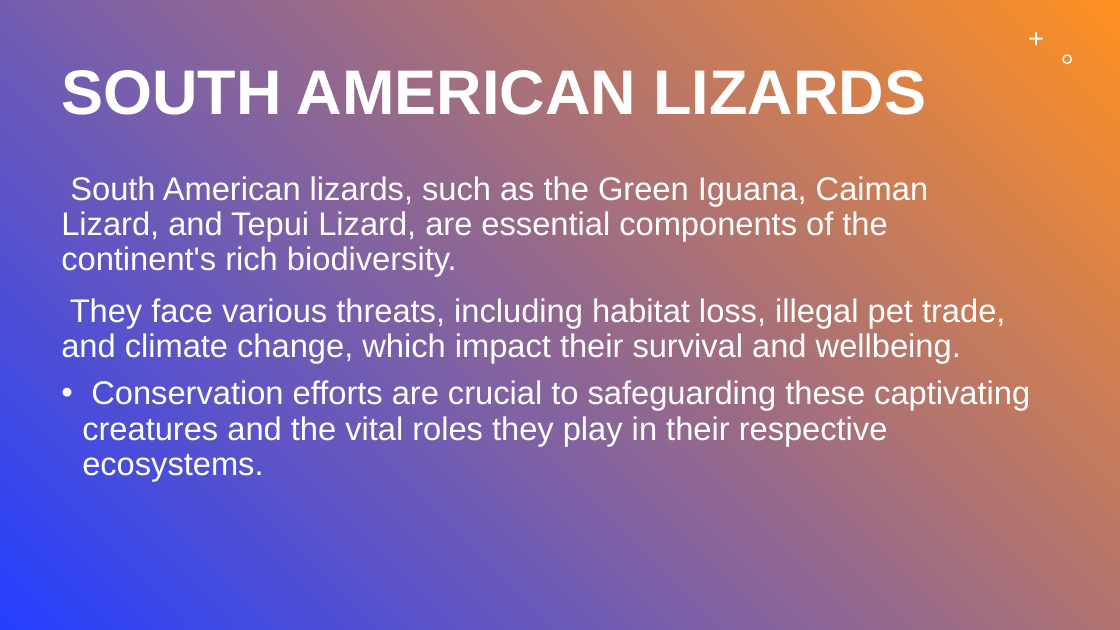
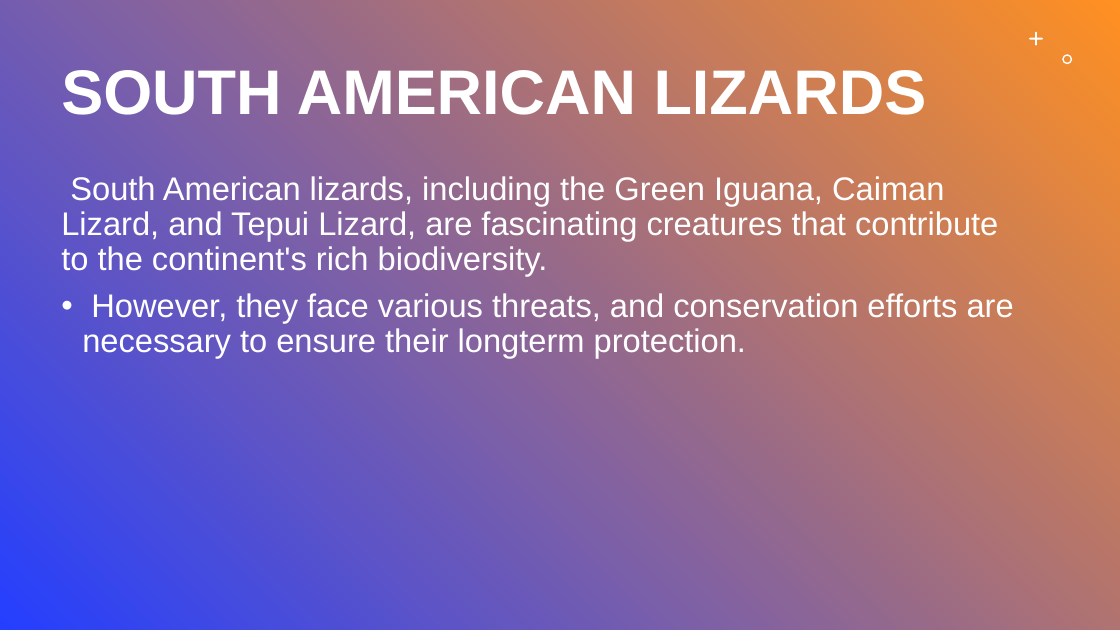
Before and after one commit to umarrasool15/Research2SlidesWebApp, a slide deck: slide 8 of src/main/resources/content/output/Lizards of South America.pptx. Drawn at 1120x630 pixels with LibreOffice and Linux fonts; fonts in the diff are those of the drawing. Boxes give left, top, right and bottom in pixels: in the first picture for what was removed or moved away, otherwise in the second. Text is boxed around its words. In the diff, an @@ line names an element or a change of style, - is before the commit and + after.

```diff
--- a/src/main/resources/content/output/Lizards of South America.pptx
+++ b/src/main/resources/content/output/Lizards of South America.pptx
@@ text at (61, 176, 1014, 358): text changed @@
-• South American lizards, such as the Green Iguana, Caiman Lizard, and Tepui Lizard, are essential components of the continent's rich biodiversity.
-  They face various threats, including habitat loss, illegal pet trade, and climate change, which impact their survival and wellbeing.
-  Conservation efforts are crucial to safeguarding these captivating creatures and the vital roles they play in their respective ecosystems.
+• South American lizards, including the Green Iguana, Caiman Lizard, and Tepui Lizard, are fascinating creatures that contribute to the continent's rich biodiversity.
+  However, they face various threats, and conservation efforts are necessary to ensure their longterm protection.
```
Also in this commit, not shown: 3 other slides changed, 18 other files.
